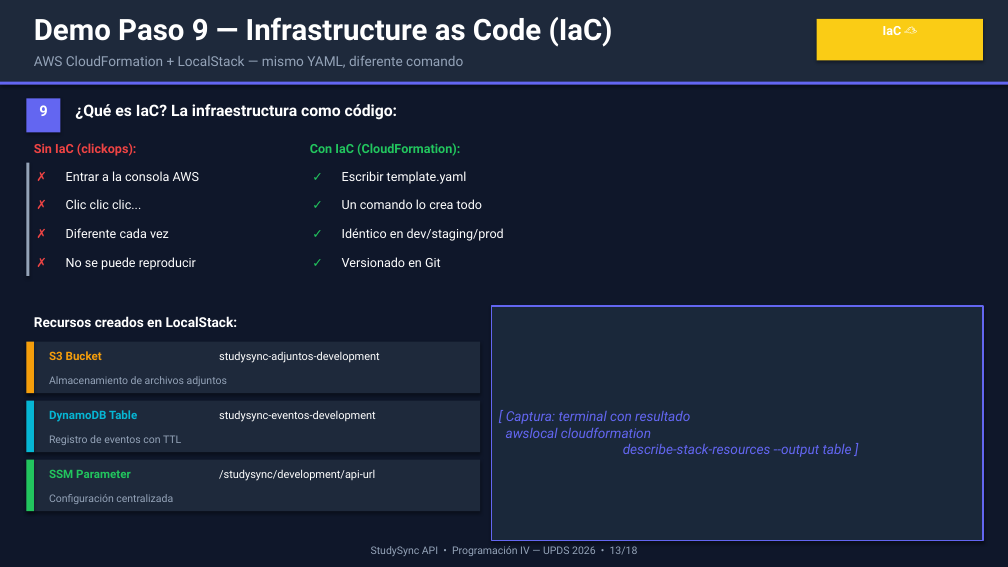
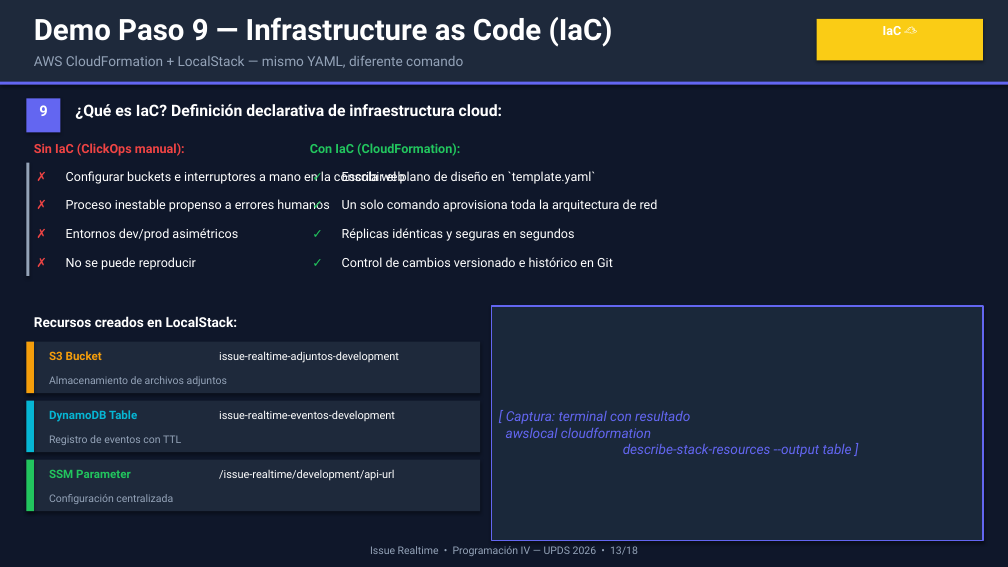
Before and after one commit to JoseMPB13/P4, a slide deck: slide 13 of StudySync_Presentacion_Proyecto_Final.pptx. Drawn at 1008x567 pixels with LibreOffice and Linux fonts; fonts in the diff are those of the drawing. Boxes give left, top, right and bottom in pixels: in the first picture for what was removed or moved away, otherwise in the second. Text is boxed around its words. In the diff, an @@ line names an element or a change of style, - is before the commit and + after.

Commit message:
docs: actualizar presentacion de PowerPoint con el stack tecnico veridico de Issue Realtime

```diff
--- a/StudySync_Presentacion_Proyecto_Final.pptx
+++ b/StudySync_Presentacion_Proyecto_Final.pptx
@@ text at [75,104,502,119]: text changed @@
-¿Qué es IaC? La infraestructura como código:
+¿Qué es IaC? Definición declarativa de infraestructura cloud:
@@ text at [34,143,185,156]: text changed @@
-Sin IaC (clickops):
+Sin IaC (ClickOps manual):
@@ text at [66,171,404,184]: text changed @@
-Entrar a la consola AWS
+Configurar buckets e interruptores a mano en la consola web
@@ text at [342,171,595,184]: text changed @@
-Escribir template.yaml
+Escribir el plano de diseño en `template.yaml`
@@ text at [66,199,329,212]: text changed @@
-Clic clic clic...
+Proceso inestable propenso a errores humanos
@@ text at [342,199,658,212]: text changed @@
-Un comando lo crea todo
+Un solo comando aprovisiona toda la arquitectura de red
@@ text at [66,228,238,241]: text changed @@
-Diferente cada vez
+Entornos dev/prod asimétricos
@@ text at [342,228,575,241]: text changed @@
-Idéntico en dev/staging/prod
+Réplicas idénticas y seguras en segundos
@@ text at [342,257,613,267]: text changed @@
-Versionado en Git
+Control de cambios versionado e histórico en Git
@@ text at [219,351,399,363]: text changed @@
-studysync-adjuntos-development
+issue-realtime-adjuntos-development
@@ text at [219,410,395,421]: text changed @@
-studysync-eventos-development
+issue-realtime-eventos-development
@@ text at [219,469,394,480]: text changed @@
-/studysync/development/api-url
+/issue-realtime/development/api-url
@@ text at [370,546,638,556]: text changed @@
-StudySync API • Programación IV — UPDS 2026 • 13/18
+Issue Realtime • Programación IV — UPDS 2026 • 13/18
```
Also in this commit, not shown: 17 other slides changed.
